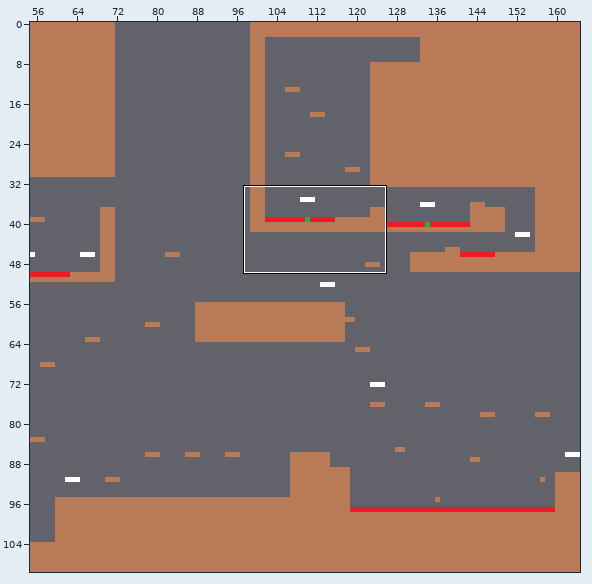
One commit to this Tiled map: Project1/assets/tiled/overworld.tmx. Above, an overview of the earlier version with the close-up marked.
Close-up. The starting point:
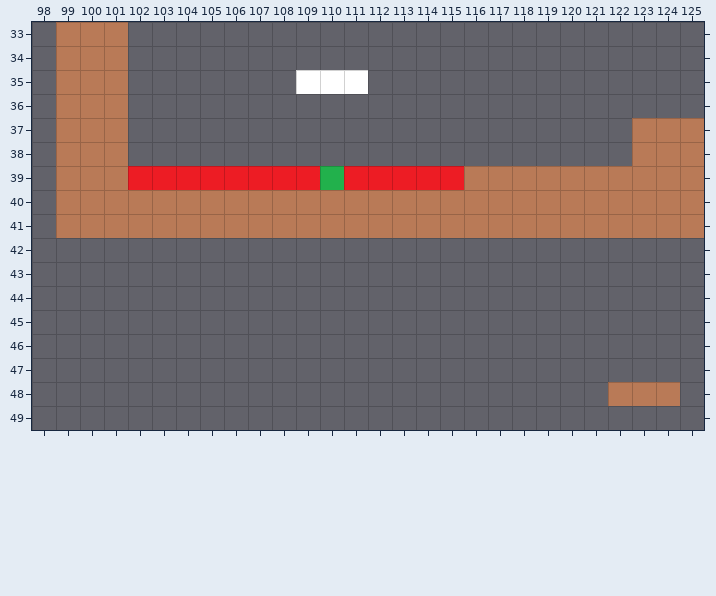
Cells are 32x32 px. Shown: x 98..125, y 33..49. The commit also changed other parts of the map, which this record leaves out.
Once edited:
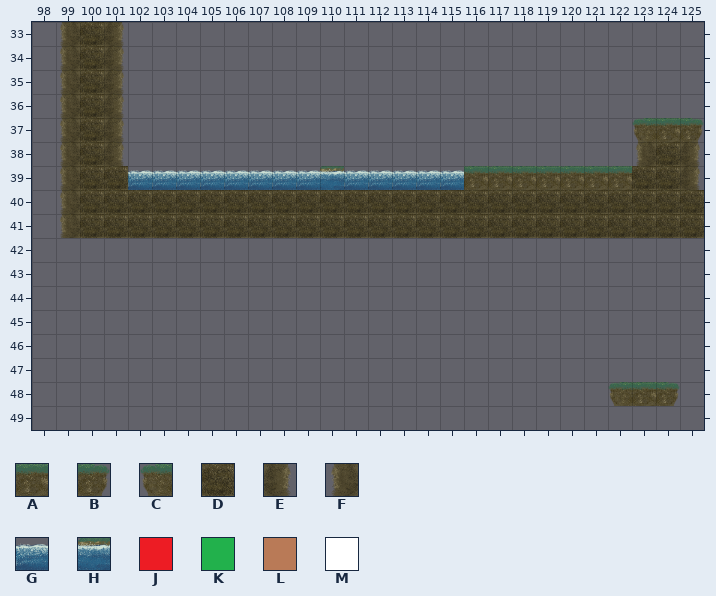
Key: from "allTerrainTiles": A 0, B 3, C 4, D 5, E 8, F 9, G 10, H 11; from "tiles": J 0, K 2, L 6, M 7.
_ is an empty cell, . an unchanged one.
Difference:
--- layer "Foreground"
@@ x 99..125 @@
-33 LLL........................
-34 LLL........................
-35 LLL.......MMM..............
-36 LLL........................
-37 LLL.....................LLL
-38 LLL.....................LLL
-39 LLL..............LLLLLLLLLL
-40 LLLLLLLLLLLLLLLLLLLLLLLLLLL
-41 LLLLLLLLLLLLLLLLLLLLLLLLLLL
+33 F_E........................
+34 F_E........................
+35 F_E.......___..............
+36 F_E........................
+37 F_E.....................CAB
+38 F_E.....................F_E
+39 F_D..............AAAAAAAD_E
+40 F_________________________D
+41 FDDDDDDDDDDDDDDDDDDDDDDDDDD
@@ x 122..124 @@
-48 LLL
+48 CAB
--- layer "Background"
@@ x 100..124 @@
-33 _........................
-34 _........................
-35 _........................
-36 _........................
-37 _........................
-38 _......................._
-39 _.JJJJJJJJKJJJJJ........_
-40 _________________________
+33 D........................
+34 D........................
+35 D........................
+36 D........................
+37 D........................
+38 D.......................D
+39 D.GGGGGGGGHGGGGG........D
+40 DDDDDDDDDDDDDDDDDDDDDDDDD
Changed places in both close-ups, as pixel boxes (x1, y1, x2, y2):
changed: (56, 22, 704, 238)
changed: (608, 382, 680, 406)
